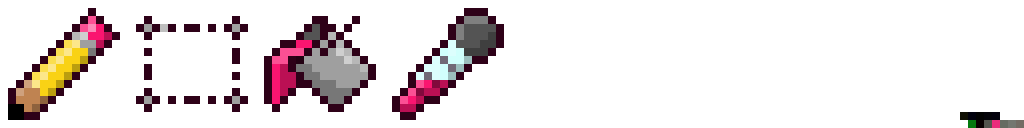
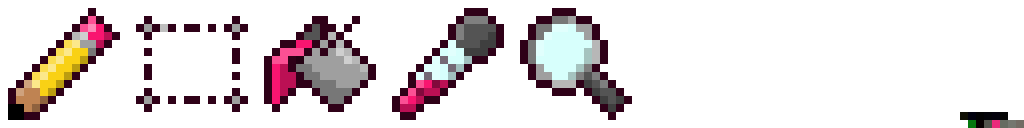
Before/after of a 1024 × 128 layered artwork. What changed in the layer stack:
added group "Layer Group #1" with 3 layers above "pick" over (x1=520, y1=8, x2=632, y2=120)
added layer "Layer #13" (25%) in group "Layer Group #1" over (x1=528, y1=16, x2=624, y2=112)
added layer "Layer #11" in group "Layer Group #1" over (x1=520, y1=8, x2=632, y2=120)
added layer "Layer #12" (50%) in group "Layer Group #1" over (x1=528, y1=16, x2=608, y2=88)
"' #4": opacity 58% → 50% over (x1=416, y1=40, x2=472, y2=80)
painted on "'" over (x1=1000, y1=112, x2=1008, y2=120)
